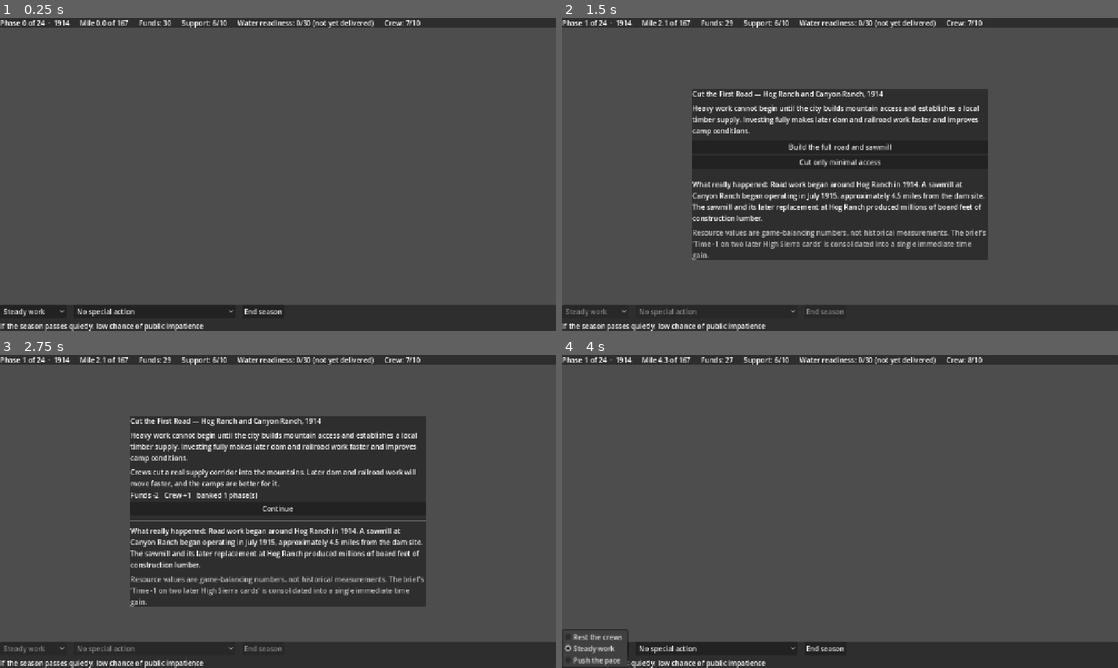
Above: before the commit, frames 1-4 (two rows, left to right).
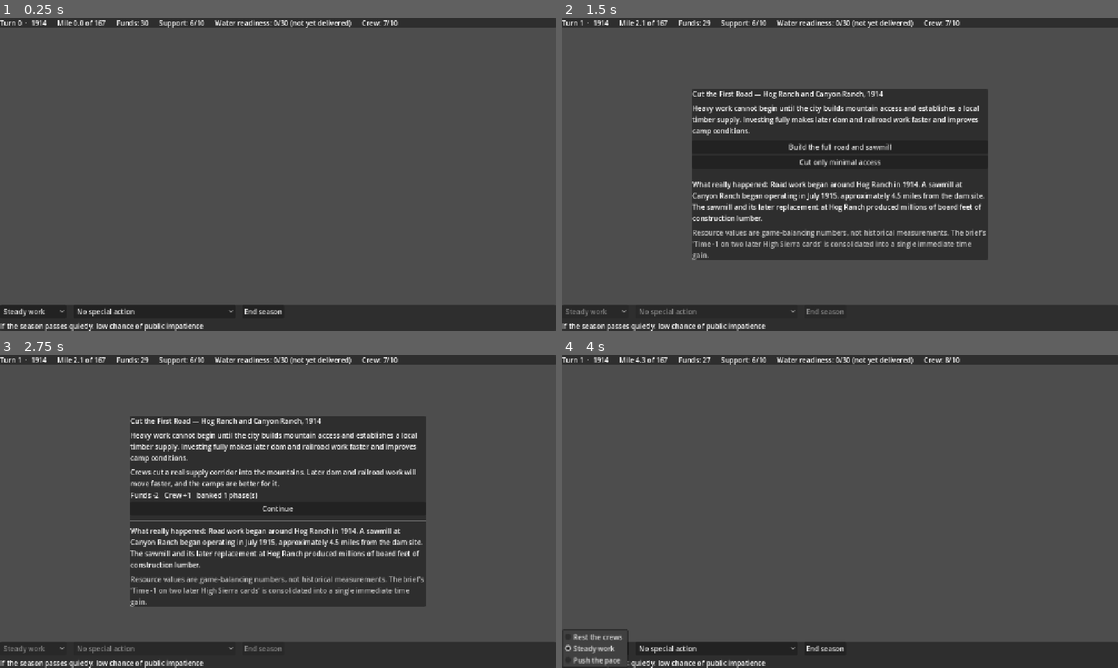
Above: after the commit, the same moments.

Repository: boxwrench/Hetchy-Trail
Game: Godot game, scene res://scenes/journey/journey.tscn
Same seed, same stepped clock (60 frames per second), same inputs: the game is played once before the commit and once after it.
Inputs:
- Up to frame 1 (0.25 s): no input
- Up to frame 2 (1.5 s): click "Steady work" at 0.5 s; click "End season" at 1.25 s
- Up to frame 3 (2.75 s): click "Build the full road and sawmi…" at 2 s
- Up to frame 4 (4 s): click "Continue" at 2.75 s; click "Steady work" at 3.5 s

The runs differ from the first frame. In frame 1, 0.9% of the frame differs, in the area x 0-76%, y 0-4%; in frame 2, 0.9%; in frame 3, 0.9%; in frame 4, 0.9%.

Commit message:
fix: split the player turn counter from the calendar
phase was counting both player turns and calendar time. Card delays advance the
calendar without granting a turn, so canonical play used 20 turns but 30
phases, and a year formula calibrated to 24 landed on 1939 -- one year from the
1940 loss, with every playthrough grading behind_history.

turn now counts decisions and phase counts calendar time, with the year derived
from CALENDAR_PHASES calibrated to canonical play. The clock is driven purely
by delays, so careful play finishes ahead of history and reckless play behind.
This makes completion_grade() meaningful as the date axis of the ending matrix.

Co-Authored-By: Claude Opus 5 <noreply@anthropic.com>

Diff:
--- a/autoload/game_state.gd
+++ b/autoload/game_state.gd
@@ -36,8 +36,15 @@
 ## four phases each. Seasons survive only as narrative framing inside card
 ## prose -- the campaign does not simulate weather. Each affected card records
 ## this in its assumption_note.
-const PHASES_TOTAL := 24
-const YEARS_SPAN := HISTORICAL_FINISH_YEAR - START_YEAR   # 20 years over 24 phases
+## The player's turn budget -- a session-length design target, not a rule. The
+## real constraint is FINAL_DEADLINE_YEAR.
+const TURNS_TOTAL := 24
+## Calendar phases consumed by canonical play. The year is derived from this,
+## NOT from TURNS_TOTAL: card delays advance the calendar without granting a
+## turn, so canonical play costs about 30 phases against 24 turns. Calibrated
+## in Task 1b Step 7 so canonical play lands on HISTORICAL_FINISH_YEAR.
+const CALENDAR_PHASES := 30
+const YEARS_SPAN := HISTORICAL_FINISH_YEAR - START_YEAR   # 1914 -> 1934
 
 # --- Tuning knobs -----------------------------------------------------------
 const START_FUNDS := 30
@@ -97,7 +104,8 @@
 var water_readiness: int = 0
 var crew_wellbeing: int = START_CREW
 var miles_built: float = 0.0
-var phase: int = 0
+var phase: int = 0                    # calendar time: turns + card delays
+var turn: int = 0                     # player decisions taken
 var work_pace: int = Pace.STEADY
 var flags: Dictionary = {}            # StringName -> true
 var bonds_issued: int = 0
@@ -118,6 +126,7 @@
 	crew_wellbeing = START_CREW
 	miles_built = 0.0
 	phase = 0
+	turn = 0
 	work_pace = Pace.STEADY
 	flags = {}
 	bonds_issued = 0
@@ -130,6 +139,7 @@
 func advance_turn() -> void:
 	if game_over:
 		return
+	turn += 1
 	_build_miles(1)
 	match work_pace:
 		Pace.PUSHED:
@@ -219,12 +229,13 @@
 ## Display year derived from the phase counter: 24 phases span 1914-1934.
 ## Overrunning the campaign keeps advancing the year toward FINAL_DEADLINE_YEAR.
 func current_year() -> int:
-	return START_YEAR + int(floor(float(phase) * float(YEARS_SPAN) / float(PHASES_TOTAL)))
-
-
-## Phases left before the historical finish. Negative once the player overruns.
-func phases_remaining() -> int:
-	return PHASES_TOTAL - phase
+	return START_YEAR + int(floor(float(phase) * float(YEARS_SPAN) / float(CALENDAR_PHASES)))
+
+
+## Turns left in the budget. Negative once the player overruns it; this is a
+## pacing signal, not a loss condition -- the deadline is a year.
+func turns_remaining() -> int:
+	return TURNS_TOTAL - turn
 
 
 ## Win-screen grade against the historical finish of October 1934.
--- a/scenes/ui/hud.gd
+++ b/scenes/ui/hud.gd
@@ -33,7 +33,7 @@
 	GameState.readiness_changed.connect(_set_water)
 	GameState.flag_granted.connect(_on_flag)
 	GameState.miles_changed.connect(func(v: float): labels["miles"].text = "Mile %.1f of 167" % v)
-	GameState.turn_advanced.connect(func(y: int, p: int): labels["date"].text = "Phase %d of %d  ·  %d" % [p, GameState.PHASES_TOTAL, y])
+	GameState.turn_advanced.connect(func(y: int, _p: int): labels["date"].text = "Turn %d  ·  %d" % [GameState.turn, y])
 	_refresh()
 
 
@@ -42,7 +42,7 @@
 	_set_support(GameState.public_support)
 	_set_crew(GameState.crew_wellbeing)
 	labels["miles"].text = "Mile %.1f of 167" % GameState.miles_built
-	labels["date"].text = "Phase %d of %d  ·  %d" % [GameState.phase, GameState.PHASES_TOTAL, GameState.current_year()]
+	labels["date"].text = "Turn %d  ·  %d" % [GameState.turn, GameState.current_year()]
 	_set_water(GameState.water_readiness)
 	_update_cost_cue()
 
--- a/tools/smoke_test.gd
+++ b/tools/smoke_test.gd
@@ -144,16 +144,21 @@
 
 func _check_phase_calendar() -> void:
 	GameState.new_game()
-	check(GameState.PHASES_TOTAL == 24, "campaign is 24 phases")
+	check(GameState.TURNS_TOTAL == 24, "the turn budget is 24")
 	check(GameState.phase == 0, "new game starts at phase 0")
+	check(GameState.turn == 0, "new game starts at turn 0")
 	check(GameState.current_year() == 1914, "phase 0 is 1914")
-	check(GameState.phases_remaining() == 24, "24 phases remain at start")
+	check(GameState.turns_remaining() == 24, "24 turns remain at start")
 	for i in 24:
 		GameState.work_pace = GameState.Pace.STEADY
 		GameState.advance_turn()
-	check(GameState.phase == 24, "24 advances reach phase 24 (got %d)" % GameState.phase)
-	check(GameState.current_year() == 1934,
-		"phase 24 lands on 1934 (got %d)" % GameState.current_year())
+	check(GameState.turn == 24, "24 advances reach turn 24 (got %d)" % GameState.turn)
+	check(GameState.phase == 24,
+		"with no card delays, phase tracks turn (got %d)" % GameState.phase)
+	# A delay-free run is faster than history: 24 phases against a calendar
+	# calibrated to canonical play, which costs ~30.
+	check(GameState.current_year() < 1934,
+		"a delay-free campaign finishes ahead of 1934 (got %d)" % GameState.current_year())
 	# Two Sierra divisions must stay railroad-dependent; renaming the export
 	# would silently drop this from the .tres files.
 	var dependent := 0
Not shown, changed: docs/superpowers/plans/2026-07-27-p1-foundations.md
